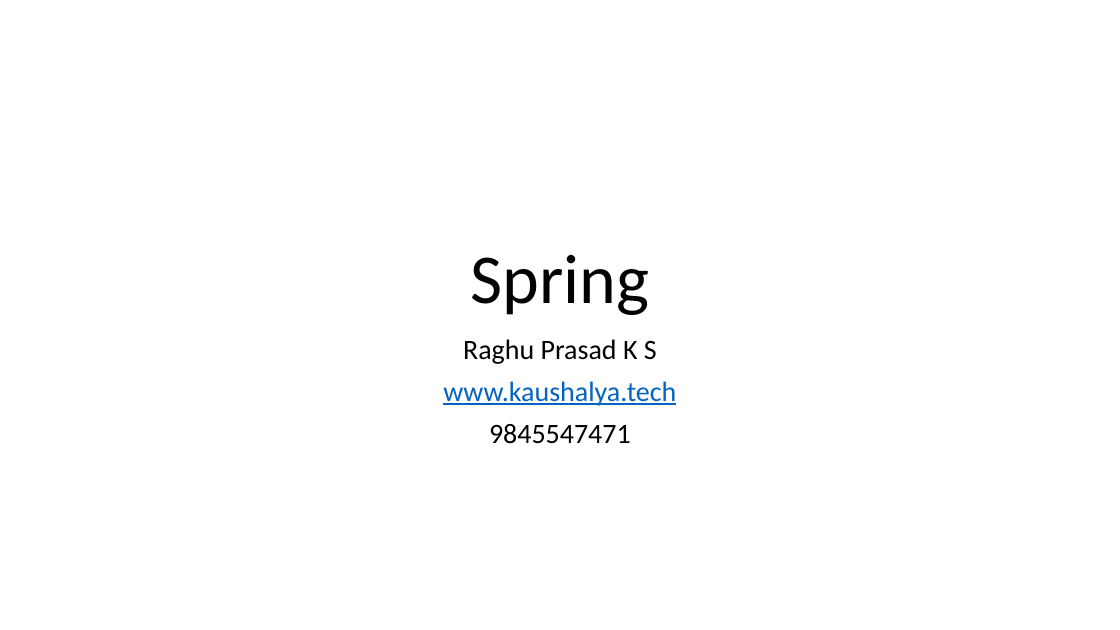
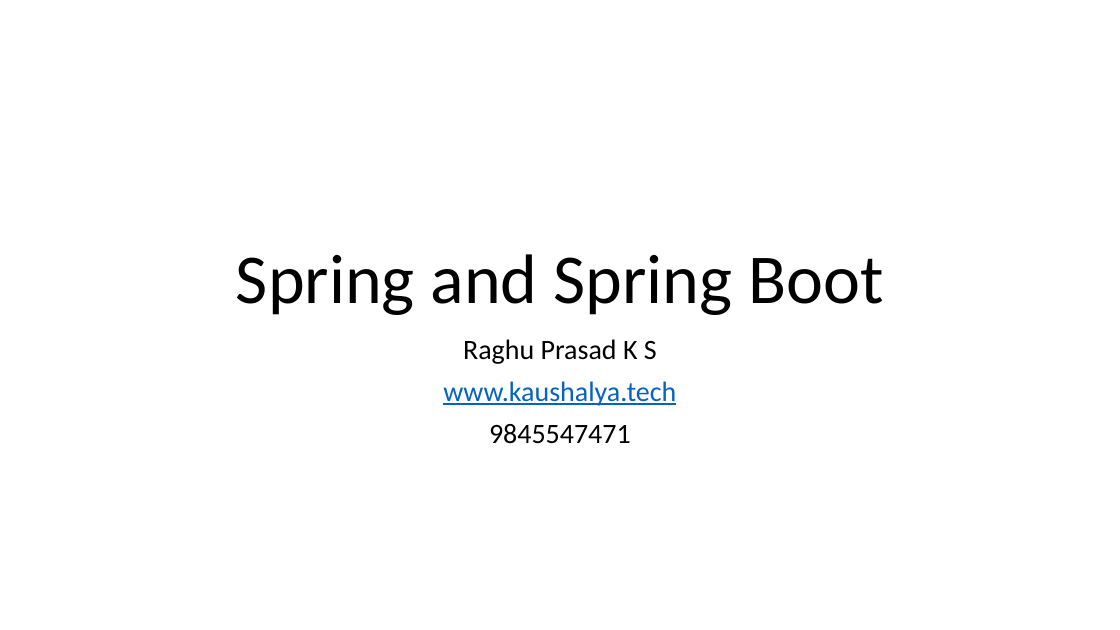
Before and after one commit to raghuprasadks/acharyafullstackfdp, a slide deck: slide 1 of day2/Spring.pptx. Drawn at 1120x630 pixels with LibreOffice and Linux fonts; fonts in the diff are those of the drawing. Boxes give left, top, right and bottom in pixels: in the first picture for what was removed or moved away, otherwise in the second. Text is boxed around its words. In the diff, an @@ line names an element or a change of style, - is before the commit and + after.

```diff
--- a/day2/Spring.pptx
+++ b/day2/Spring.pptx
@@ title at bbox=[236, 254, 883, 315]: text changed @@
-Spring
+Spring and Spring Boot
```
Also in this commit, not shown: 2 other slides changed, 6 slides added, 6 other files.
